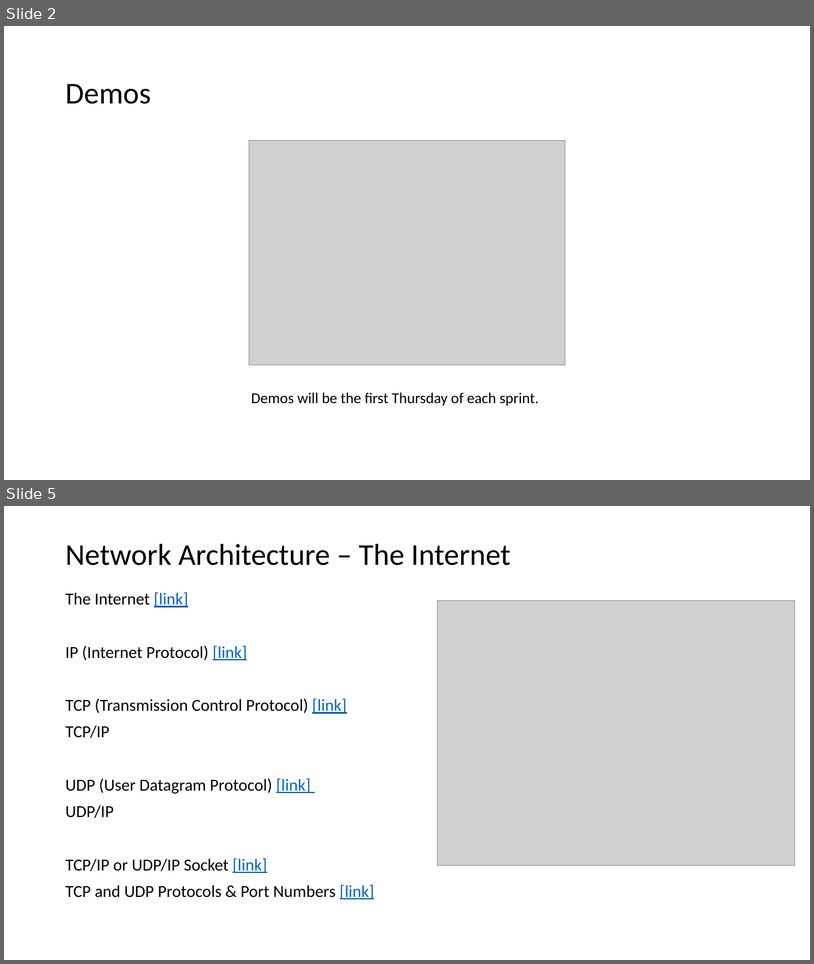
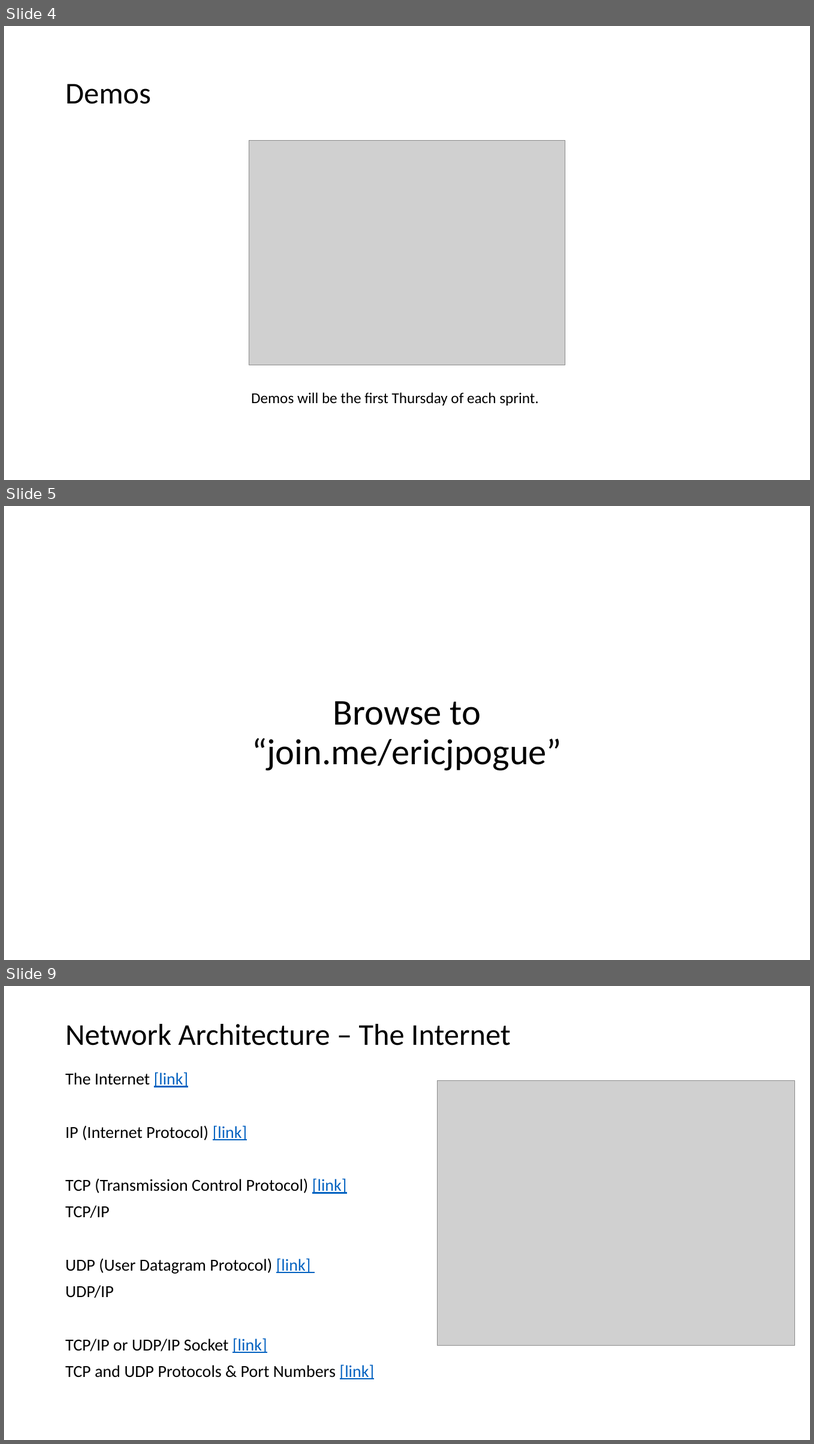
Before and after one commit to EricJPogue/CPSC-24500, a slide deck: lecture-slides/2020-02-27-oop.pptx. Shown one above the other, each under a label of ours: slides 2 and 5 before the commit, slides 4, 5 and 9 after it; the slides between them are not shown. The pictures are 814x964 and 814x1444 pixels, drawn with LibreOffice and Linux fonts; fonts in the diff are those of the drawing; grey boxes stand for pictures. Boxes give left, top, right and bottom in pixels: in the first picture for what was removed or moved away, otherwise in the second. Text is boxed around its words. In the diff, an @@ line names an element or a change of style, - is before the commit and + after.

```diff
--- a/lecture-slides/2020-02-27-oop.pptx
+++ b/lecture-slides/2020-02-27-oop.pptx
@@ slide 5 added at (x1=4, y1=506, x2=810, y2=960), background #FFFFFF @@
@@ title added at (x1=252, y1=701, x2=562, y2=771), 43.2 pt, text #000000 @@
+Browse to
+“join.me/ericjpogue”
@@ what was slide 2 is now slide 4 @@
@@ what was slide 5 is now slide 9 @@
```
Also in this commit, not shown: 5 slides changed, 3 other slides added, 1 other file.
